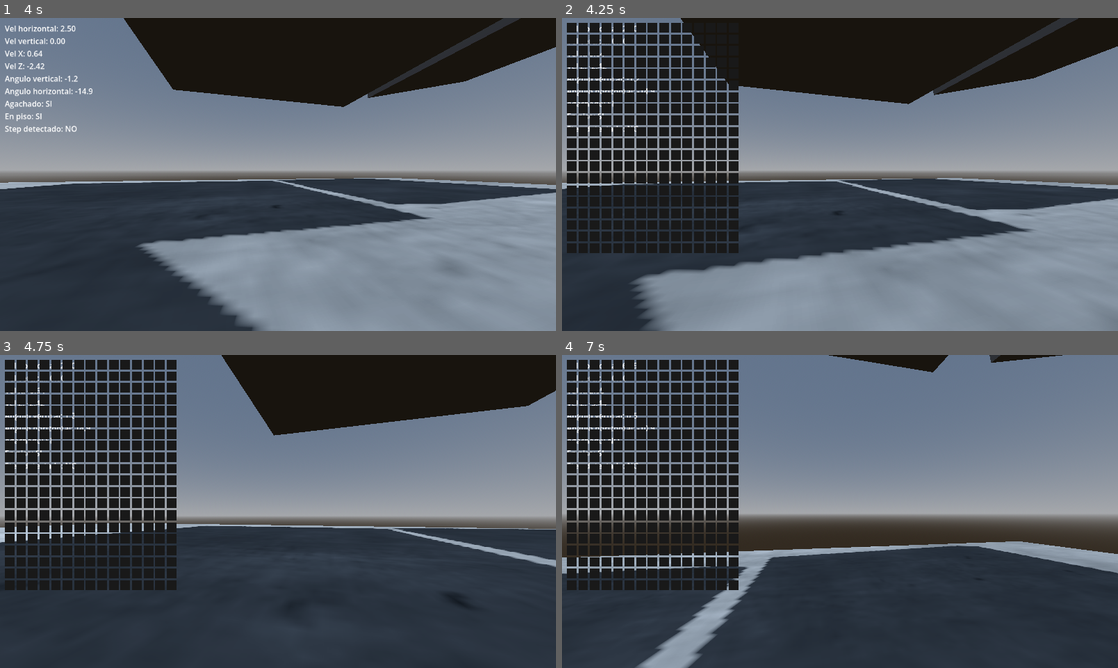
Above: before the commit, frames 1-4 (two rows, left to right).
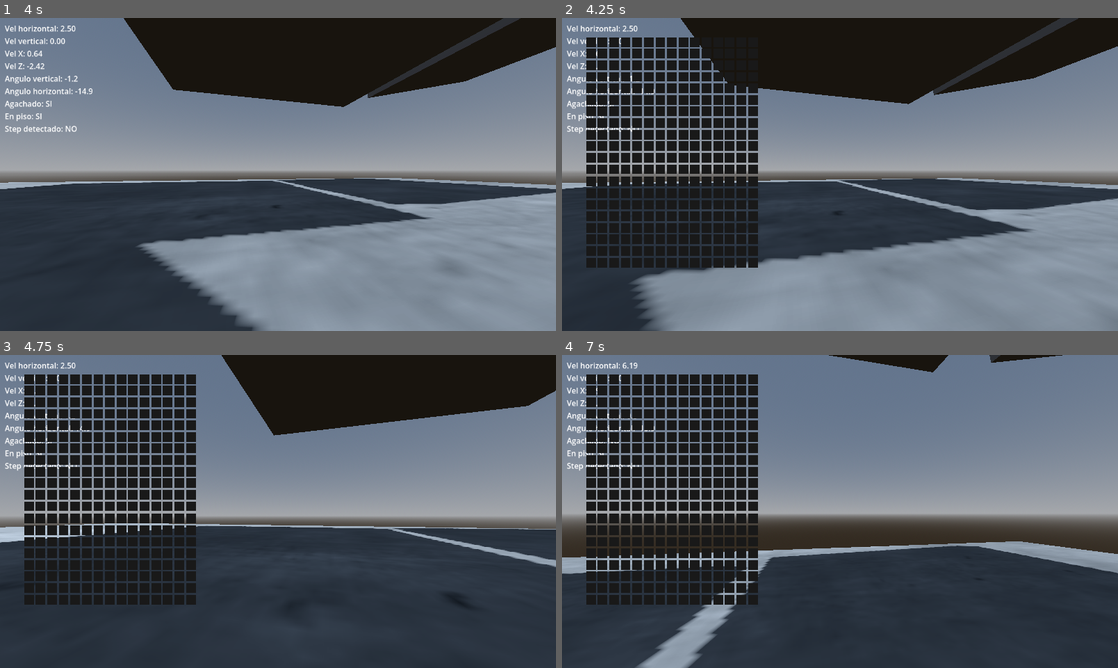
Above: after the commit, the same moments.

Repository: ElVerdulero2001/tun-tun-tun-sahur-el-juego-copia-de-Peripeteia-
Game: Godot game, scene res://levels/movement_test.tscn
Two runs of this game, one before a commit and one after it. Both use one fixed random seed, a clock stepped at 60 frames per second and the inputs below.
Inputs (mouse positions are in pixels of both pictures, inside the frame that each line leads up to):
- Up to frame 1 (4 s): tap Enter at 0.5 s; move the mouse to (305, 174) at 0.52 s; hold Ctrl (crouch) 0.53-1.28 s; hold W (move_forward) from 0.53 s (still down); tap Space (jump) at 0.77, 1.52, 3.02, 3.77 s; move the mouse to (250, 174) at 1.27 s; tap E (interactuar) at 1.35 s; move the mouse to (289, 168) at 2.02 s; hold Shift (run) 2.03-2.78 s; move the mouse to (272, 180) at 2.77 s; tap T (tirar_item) at 2.85 s; move the mouse to (316, 177) at 3.52 s; hold K (toggle_trail) from 3.53 s (still down)
- Up to frame 2 (4.25 s): keep holding W (move_forward); keep holding K (toggle_trail); tap Tab (toggle_inventario) at 4.15 s
- Up to frame 3 (4.75 s): keep holding W (move_forward); move the mouse to (233, 508) at 4.27 s; release K (toggle_trail) at 4.28 s; tap Enter at 4.35 s; tap Space (jump) at 4.52 s
- Up to frame 4 (7 s): move the mouse to (845, 511) at 5.02 s; hold Ctrl (crouch) 5.03-5.78 s; move the mouse to (817, 505) at 5.77 s; release W (move_forward) at 5.78 s; hold D (move_right) 5.78-6.53 s; tap E (interactuar) at 5.85 s; tap Space (jump) at 6.02, 6.77 s; move the mouse to (867, 511) at 6.52 s; hold W (move_forward) from 6.53 s (still down); hold Shift (run) from 6.53 s (still down)

Frame 1 is identical in both runs. In frame 2, 14% of the frame differs, in the area x 0-36%, y 1-80%; in frame 3, 15%; in frame 4, 15%.

Commit message:
inventario - grilla muestra items en tiempo real

Diff:
--- a/scripts/player n entities/inventory/inventario.gd
+++ b/scripts/player n entities/inventory/inventario.gd
@@ -7,10 +7,32 @@
 		"data": data,
 		"municion_actual": data.municion,
 		"durabilidad_actual": data.vida,
+		"grid_col": -1,
+		"grid_fila": -1,
+		"grid_rotacion": 0,
+		"equipado": false,
+		"bloqueado": false,
+		"cantidad": 1,
 	}
+	instancia["grid_col"] = _buscar_celda_libre(instancia)
 	items.append(instancia)
 	print("Item agregado: ", data.nombre)
 	print("Inventario actual: ", items.size(), " items")
+
+func _buscar_celda_libre(instancia: Dictionary) -> int:
+	for i in range(15 * 20):
+		var col = i % 15
+		var fila = int(i / 15.0)
+		if _celda_libre(col, fila):
+			instancia["grid_fila"] = fila
+			return col
+	return -1
+
+func _celda_libre(col: int, fila: int) -> bool:
+	for item in items:
+		if item["grid_col"] == col and item["grid_fila"] == fila:
+			return false
+	return true
 
 func devolver_item(instancia: Dictionary, posicion: Vector3) -> void:
 	var escena = Catalogo.get_prefab(instancia["data"].item_id)
@@ -20,10 +42,9 @@
 	nodo.global_position = posicion
 	get_tree().current_scene.add_child(nodo)
 	items.erase(instancia)
-	print("Item devuelto: ", instancia["data"].nombre)
 
 func mostrar_inventario() -> void:
 	print("=== INVENTARIO ===")
 	for instancia in items:
-		print("- ", instancia["data"].nombre)
+		print("- ", instancia["data"].nombre, " en (", instancia["grid_col"], ",", instancia["grid_fila"], ")")
 	print("==================")
--- a/scripts/player n entities/inventory/ui_inventario.gd
+++ b/scripts/player n entities/inventory/ui_inventario.gd
@@ -14,13 +14,32 @@
 	var escala = get_viewport().get_visible_rect().size.y / 648.0
 	var cell_size = int(CELL_SIZE * escala)
 	grilla.columns = COLS
-	grilla.position = Vector2(10, 10)
+	grilla.position = Vector2(50, 40)
 	for i in range(ROWS * COLS):
 		var celda = ColorRect.new()
 		celda.custom_minimum_size = Vector2(cell_size, cell_size)
 		celda.color = Color(0.1, 0.1, 0.1)
 		grilla.add_child(celda)
 
+func _actualizar_grilla():
+	for celda in grilla.get_children():
+		celda.color = Color(0.1, 0.1, 0.1)
+	for instancia in Inventario.items:
+		var col = instancia["grid_col"]
+		var fila = instancia["grid_fila"]
+		if col == -1 or fila == -1:
+			continue
+		var indice = fila * COLS + col
+		if indice < grilla.get_child_count():
+			grilla.get_child(indice).color = Color(0.2, 0.6, 0.2)
+
+func _process(_delta):
+	if visible:
+		_actualizar_grilla()
+
 func _input(event):
 	if event.is_action_pressed("toggle_inventario"):
+		print("Tab apretado, visible: ", visible)
 		visible = !visible
+		if visible:
+			_actualizar_grilla()
